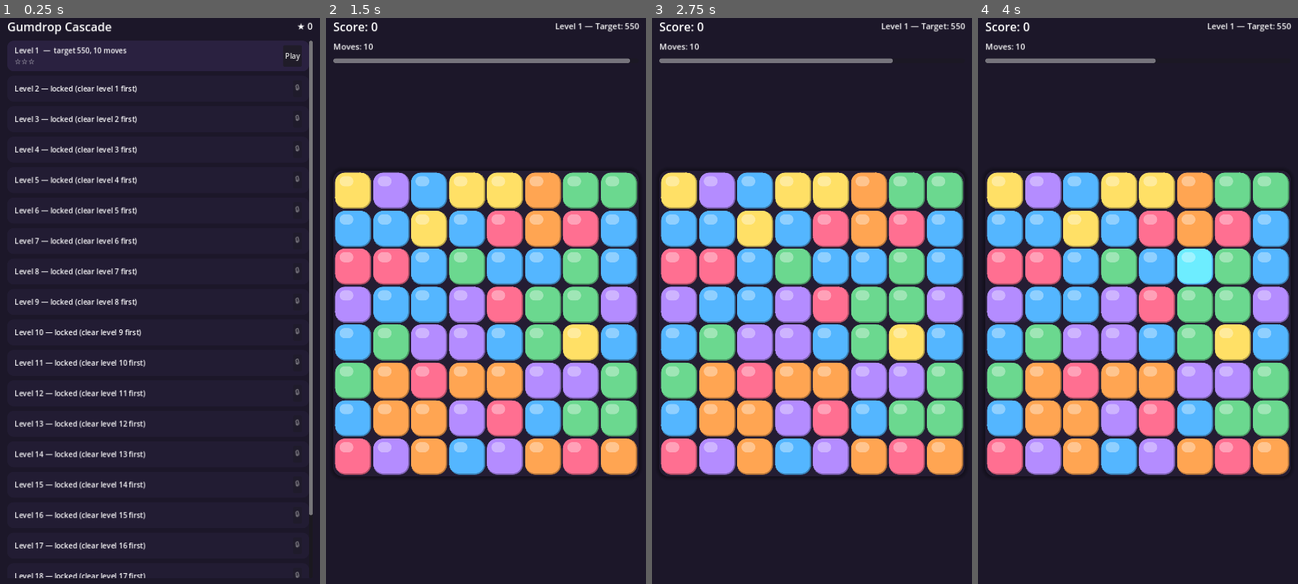
Above: before the commit, frames 1-4 (left to right).
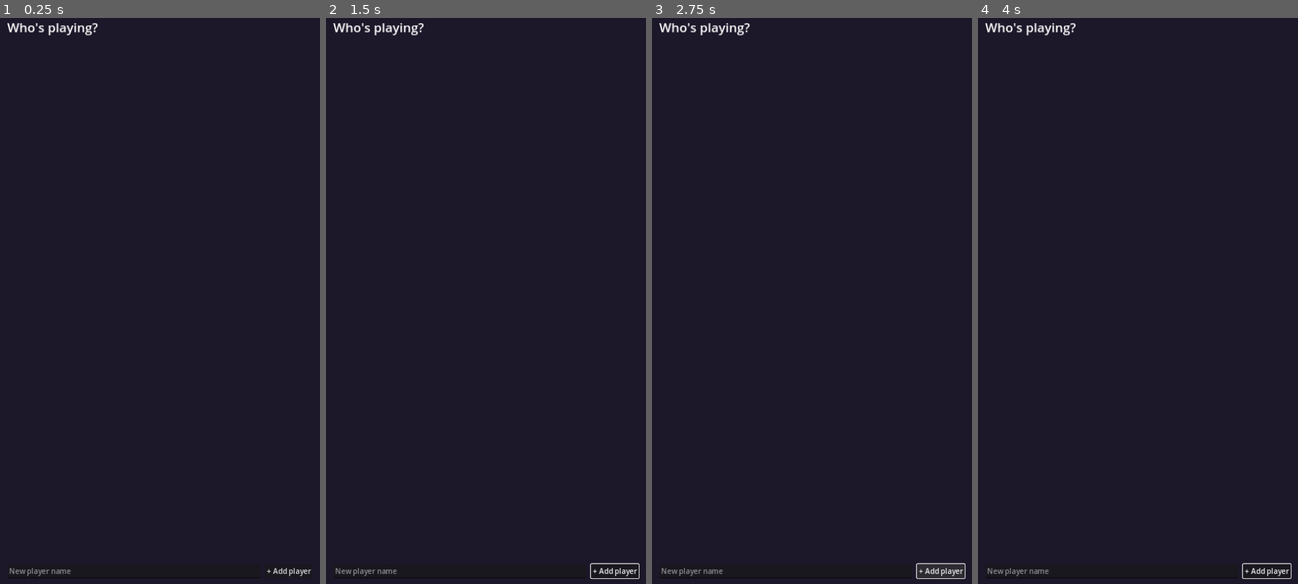
Above: after the commit, the same moments.

Repository: ZestyBytes/game-dev
Game: Godot game, scene res://scenes/ProfileSelect.tscn
The game is run twice, just before and just after one commit, with the same random seed, the same clock (stepped at 60 frames per second) and the same inputs. Before the commit the project starts from res://scenes/LevelSelect.tscn.
Inputs (mouse positions are in pixels of both pictures, inside the frame that each line leads up to):
- Up to frame 1 (0.25 s): no input
- Up to frame 2 (1.5 s): click (614, 572) at 0.5 s, where only the run after the commit has a clickable "+ Add player"; click (617, 57) at 1.25 s, where only the run before the commit has a clickable "Play"
- Up to frame 3 (2.75 s): click (940, 572) at 2 s, where only the run after the commit has a clickable "+ Add player"
- Up to frame 4 (4 s): click (1266, 572) at 2.75 s, where only the run after the commit has a clickable "+ Add player"; move the mouse to (1208, 267) at 3.52 s; click (1208, 267) at 3.67 s

The runs differ from the first frame. In frame 1, 6.8% of the frame differs, in the area x 2-98%, y 0-99%; in frame 2, 45%, in the area x 2-98%, y 0-100%; in frame 3, 45%; in frame 4, 45%.

Commit message:
Multi-profile support: 'who's playing?' picker
Ports the web version's multi-player profile flow. Save now holds a
dictionary of named profiles, each with its own level stars and best
scores, plus an active_profile_id:

- ProfileSelect.tscn/profile_select.gd: new true entry point - pick an
  existing profile or type a name to create one, each shown with its
  total star count
- save_data.gd: reworked from flat level_stars/best_scores into
  per-profile storage (create/delete/set_active/active_profile*());
  the level-progress API (level_stars(), best_scores(),
  record_level_result, total_stars, highest_unlocked) now reads/writes
  the active profile
- LevelSelect shows the active player's name and a 'Switch player'
  button back to ProfileSelect
- LevelSelect and Main both guard against being reached with no active
  profile (e.g. F5 in the editor) by redirecting to ProfileSelect

Verified: headless import clean, smoke tests pass. Live run caught a
real bug during verification - launching the editor with a bare
'godot --path .' auto-ran a stale cached scene/script rather than the
edited project; running explicitly as the player
(godot --path . scenes/ProfileSelect.tscn) confirmed the actual code
loads and runs with zero runtime errors.

Co-Authored-By: Claude Sonnet 5 <noreply@anthropic.com>
Claude-Session: https://claude.ai/code/session_01SKiRvKRX3vbSKBHmgdDPGE

Diff:
--- a/godot/project.godot
+++ b/godot/project.godot
@@ -7,7 +7,7 @@
 [application]
 
 config/name="Gumdrop Cascade"
-run/main_scene="res://scenes/LevelSelect.tscn"
+run/main_scene="res://scenes/ProfileSelect.tscn"
 config/features=PackedStringArray("4.3", "Mobile")
 config/icon="res://assets/icon.svg"
 
--- a/godot/scenes/LevelSelect.tscn
+++ b/godot/scenes/LevelSelect.tscn
@@ -48,6 +48,22 @@
 text = "★ 0"
 theme_override_font_sizes/font_size = 20
 
+[node name="PlayerRow" type="HBoxContainer" parent="Layout"]
+layout_mode = 2
+theme_override_constants/separation = 10
+
+[node name="PlayerLabel" type="Label" parent="Layout/PlayerRow" unique_name_in_owner="true"]
+unique_name_in_owner = true
+layout_mode = 2
+size_flags_horizontal = 3
+text = "Player"
+theme_override_font_sizes/font_size = 16
+
+[node name="SwitchPlayerButton" type="Button" parent="Layout/PlayerRow" unique_name_in_owner="true"]
+unique_name_in_owner = true
+layout_mode = 2
+text = "Switch player"
+
 [node name="Scroll" type="ScrollContainer" parent="Layout"]
 layout_mode = 2
 size_flags_vertical = 3
--- /dev/null
+++ b/godot/scenes/ProfileSelect.tscn
@@ -0,0 +1,64 @@
+[gd_scene load_steps=2 format=3 uid="uid://cq2h4x8v0m1la"]
+
+[ext_resource type="Script" path="res://scripts/profile_select.gd" id="1_profile"]
+
+[node name="ProfileSelect" type="Control"]
+layout_mode = 3
+anchors_preset = 15
+anchor_right = 1.0
+anchor_bottom = 1.0
+grow_horizontal = 2
+grow_vertical = 2
+script = ExtResource("1_profile")
+
+[node name="Background" type="ColorRect" parent="."]
+layout_mode = 1
+anchors_preset = 15
+anchor_right = 1.0
+anchor_bottom = 1.0
+grow_horizontal = 2
+grow_vertical = 2
+color = Color(0.11, 0.09, 0.16, 1)
+
+[node name="Layout" type="VBoxContainer" parent="."]
+layout_mode = 1
+anchors_preset = 15
+anchor_right = 1.0
+anchor_bottom = 1.0
+grow_horizontal = 2
+grow_vertical = 2
+theme_override_constants/separation = 16
+offset_left = 24.0
+offset_top = 24.0
+offset_right = -24.0
+offset_bottom = -24.0
+
+[node name="Title" type="Label" parent="Layout"]
+layout_mode = 2
+text = "Who's playing?"
+theme_override_font_sizes/font_size = 28
+
+[node name="Scroll" type="ScrollContainer" parent="Layout"]
+layout_mode = 2
+size_flags_vertical = 3
+
+[node name="ProfileList" type="VBoxContainer" parent="Layout/Scroll" unique_name_in_owner="true"]
+unique_name_in_owner = true
+layout_mode = 2
+size_flags_horizontal = 3
+theme_override_constants/separation = 10
+
+[node name="NewProfileRow" type="HBoxContainer" parent="Layout"]
+layout_mode = 2
+theme_override_constants/separation = 10
+
+[node name="NameEdit" type="LineEdit" parent="Layout/NewProfileRow" unique_name_in_owner="true"]
+unique_name_in_owner = true
+layout_mode = 2
+size_flags_horizontal = 3
+placeholder_text = "New player name"
+
+[node name="CreateButton" type="Button" parent="Layout/NewProfileRow" unique_name_in_owner="true"]
+unique_name_in_owner = true
+layout_mode = 2
+text = "+ Add player"
--- a/godot/scripts/level_select.gd
+++ b/godot/scripts/level_select.gd
@@ -7,13 +7,21 @@
 
 @onready var list: VBoxContainer = %LevelList
 @onready var total_stars_label: Label = %TotalStarsLabel
+@onready var player_label: Label = %PlayerLabel
+@onready var switch_player_button: Button = %SwitchPlayerButton
 
 func _ready() -> void:
+	if Save.active_profile().is_empty():
+		# Reached directly (e.g. F5 in the editor) with no profile chosen yet.
+		get_tree().change_scene_to_file("res://scenes/ProfileSelect.tscn")
+		return
+	switch_player_button.pressed.connect(_switch_player)
 	_rebuild()
 
 func _rebuild() -> void:
 	for child in list.get_children():
 		child.queue_free()
+	player_label.text = Save.active_profile_name()
 	total_stars_label.text = "★ %d" % Save.total_stars()
 
 	var unlocked := Save.highest_unlocked()
@@ -39,8 +47,8 @@
 	panel.add_child(row)
 
 	var label := Label.new()
-	var stars: int = Save.level_stars.get(n, 0)
-	var best: int = Save.best_scores.get(n, 0)
+	var stars: int = Save.level_stars().get(n, 0)
+	var best: int = Save.best_scores().get(n, 0)
 	if unlocked:
 		var star_str := "★".repeat(stars) + "☆".repeat(3 - stars)
 		var best_str := (" · best %d" % best) if best > 0 else ""
@@ -62,3 +70,6 @@
 func _play_level(n: int) -> void:
 	Save.current_level = n
 	get_tree().change_scene_to_file("res://scenes/Main.tscn")
+
+func _switch_player() -> void:
+	get_tree().change_scene_to_file("res://scenes/ProfileSelect.tscn")
--- a/godot/scripts/main.gd
+++ b/godot/scripts/main.gd
@@ -54,6 +54,9 @@
 @onready var sound: Sound = %Sound
 
 func _ready() -> void:
+	if Save.active_profile().is_empty():
+		get_tree().change_scene_to_file("res://scenes/ProfileSelect.tscn")
+		return
 	level_number = Save.current_level
 	var cfg: Dictionary = Levels.config(level_number)
 	start_moves = cfg["moves"]
--- /dev/null
+++ b/godot/scripts/profile_select.gd
@@ -0,0 +1,77 @@
+extends Control
+
+## "Who's playing?" screen: pick an existing profile or create a new one.
+## The real entry point of the game (ported from the web version's
+## overlay-profiles flow) - LevelSelect and Main both assume Save has an
+## active profile by the time they load.
+
+@onready var list: VBoxContainer = %ProfileList
+@onready var name_edit: LineEdit = %NameEdit
+@onready var create_button: Button = %CreateButton
+
+func _ready() -> void:
+	create_button.pressed.connect(_create_profile)
+	name_edit.text_submitted.connect(func(_text): _create_profile())
+	_rebuild()
+
+func _rebuild() -> void:
+	for child in list.get_children():
+		child.queue_free()
+	for id in Save.profiles.keys():
+		list.add_child(_make_profile_row(id))
+
+func _make_profile_row(id: String) -> Control:
+	var profile: Dictionary = Save.profiles[id]
+	var total_stars := 0
+	for v in profile["level_stars"].values():
+		total_stars += v
+
+	var panel := PanelContainer.new()
+	panel.size_flags_horizontal = Control.SIZE_EXPAND_FILL
+	var style := StyleBoxFlat.new()
+	style.bg_color = Color("2a2140")
+	style.set_corner_radius_all(14)
+	style.content_margin_left = 16
+	style.content_margin_right = 16
+	style.content_margin_top = 10
+	style.content_margin_bottom = 10
+	panel.add_theme_stylebox_override("panel", style)
+
+	var row := HBoxContainer.new()
+	row.add_theme_constant_override("separation", 12)
+	panel.add_child(row)
+
+	var label := Label.new()
+	label.text = "%s   ★ %d" % [profile["name"], total_stars]
+	label.size_flags_horizontal = Control.SIZE_EXPAND_FILL
+	label.add_theme_font_size_override("font_size", 18)
+	row.add_child(label)
+
+	var play_button := Button.new()
+	play_button.text = "Play"
+	play_button.pressed.connect(_select_profile.bind(id))
+	row.add_child(play_button)
+
+	var delete_button := Button.new()
+	delete_button.text = "✕"
+	delete_button.tooltip_text = "Delete profile"
+	delete_button.pressed.connect(_delete_profile.bind(id))
+	row.add_child(delete_button)
+
+	return panel
+
+func _select_profile(id: String) -> void:
+	Save.set_active(id)
+	get_tree().change_scene_to_file("res://scenes/LevelSelect.tscn")
+
+func _delete_profile(id: String) -> void:
+	Save.delete_profile(id)
+	_rebuild()
+
+func _create_profile() -> void:
+	var name := name_edit.text.strip_edges()
+	if name.is_empty():
+		return
+	name_edit.text = ""
+	var id := Save.create_profile(name)
+	_select_profile(id)
--- a/godot/scripts/save_data.gd
+++ b/godot/scripts/save_data.gd
@@ -1,43 +1,72 @@
 extends Node
 
-## Autoload singleton ("Save") holding persistent progress: stars and best
-## score per level, plus which level is currently selected for the Main
-## scene to read. Saved to user:// as JSON, loaded once at startup.
-##
-## Scope note: this is a single local player, not the web version's
-## multi-profile "who's playing" system - that would need its own
-## profile-picker UI on top of this. Everything here (stars, best scores)
-## is what a real profile system would store per-profile.
+## Autoload singleton ("Save") holding all persistent state: a set of
+## named profiles ("who's playing"), each with its own level stars / best
+## scores, plus which profile and level are currently active. Saved to
+## user:// as JSON, loaded once at startup.
 
 const SAVE_PATH := "user://save.json"
 
-var level_stars: Dictionary = {} # level number (int) -> stars (0-3)
-var best_scores: Dictionary = {} # level number (int) -> best score
+var profiles: Dictionary = {} # id (String) -> {name, level_stars, best_scores}
+var active_profile_id: String = ""
 var current_level: int = 1 # set by LevelSelect before changing to Main.tscn
 
 func _ready() -> void:
 	load_data()
 
+func create_profile(name: String) -> String:
+	var id := "%d-%d" % [Time.get_unix_time_from_system(), randi() % 100000]
+	profiles[id] = {"name": name, "level_stars": {}, "best_scores": {}}
+	active_profile_id = id
+	save_data()
+	return id
+
+func delete_profile(id: String) -> void:
+	profiles.erase(id)
+	if active_profile_id == id:
+		active_profile_id = ""
+	save_data()
+
+func set_active(id: String) -> void:
+	active_profile_id = id
+	save_data()
+
+func active_profile() -> Dictionary:
+	return profiles.get(active_profile_id, {})
+
+func active_profile_name() -> String:
+	return active_profile().get("name", "")
+
+func level_stars() -> Dictionary:
+	return active_profile().get("level_stars", {})
+
+func best_scores() -> Dictionary:
+	return active_profile().get("best_scores", {})
+
 func highest_unlocked() -> int:
 	# Level 1 is always unlocked; each additional level unlocks once the one
 	# before it has been won (has any stars recorded).
+	var stars := level_stars()
 	var n := 1
-	while level_stars.has(n):
+	while stars.has(n):
 		n += 1
 	return n
 
 func record_level_result(level: int, stars: int, score: int) -> void:
-	var prev_stars: int = level_stars.get(level, 0)
+	var profile := active_profile()
+	if profile.is_empty():
+		return
+	var prev_stars: int = profile["level_stars"].get(level, 0)
 	if stars > prev_stars:
-		level_stars[level] = stars
-	var prev_best: int = best_scores.get(level, 0)
+		profile["level_stars"][level] = stars
+	var prev_best: int = profile["best_scores"].get(level, 0)
 	if score > prev_best:
-		best_scores[level] = score
+		profile["best_scores"][level] = score
 	save_data()
 
 func total_stars() -> int:
 	var total := 0
-	for v in level_stars.values():
+	for v in level_stars().values():
 		total += v
 	return total
 
@@ -47,8 +76,8 @@
 		push_warning("Save.save_data: could not open %s for writing" % SAVE_PATH)
 		return
 	file.store_string(JSON.stringify({
-		"level_stars": level_stars,
-		"best_scores": best_scores,
+		"profiles": profiles,
+		"active_profile_id": active_profile_id,
 	}))
 
 func load_data() -> void:
@@ -60,10 +89,18 @@
 	var parsed = JSON.parse_string(file.get_as_text())
 	if typeof(parsed) != TYPE_DICTIONARY:
 		return
-	# JSON object keys are always strings; convert back to the int level
-	# numbers the rest of the game uses.
-	level_stars = _int_keys(parsed.get("level_stars", {}))
-	best_scores = _int_keys(parsed.get("best_scores", {}))
+	var raw_profiles: Dictionary = parsed.get("profiles", {})
+	profiles = {}
+	for id in raw_profiles.keys():
+		var p: Dictionary = raw_profiles[id]
+		profiles[id] = {
+			"name": p.get("name", "Player"),
+			# JSON object keys are always strings; convert back to the int
+			# level numbers the rest of the game uses.
+			"level_stars": _int_keys(p.get("level_stars", {})),
+			"best_scores": _int_keys(p.get("best_scores", {})),
+		}
+	active_profile_id = parsed.get("active_profile_id", "")
 
 func _int_keys(d: Dictionary) -> Dictionary:
 	var out := {}
Not shown, added: godot/scripts/profile_select.gd.uid
